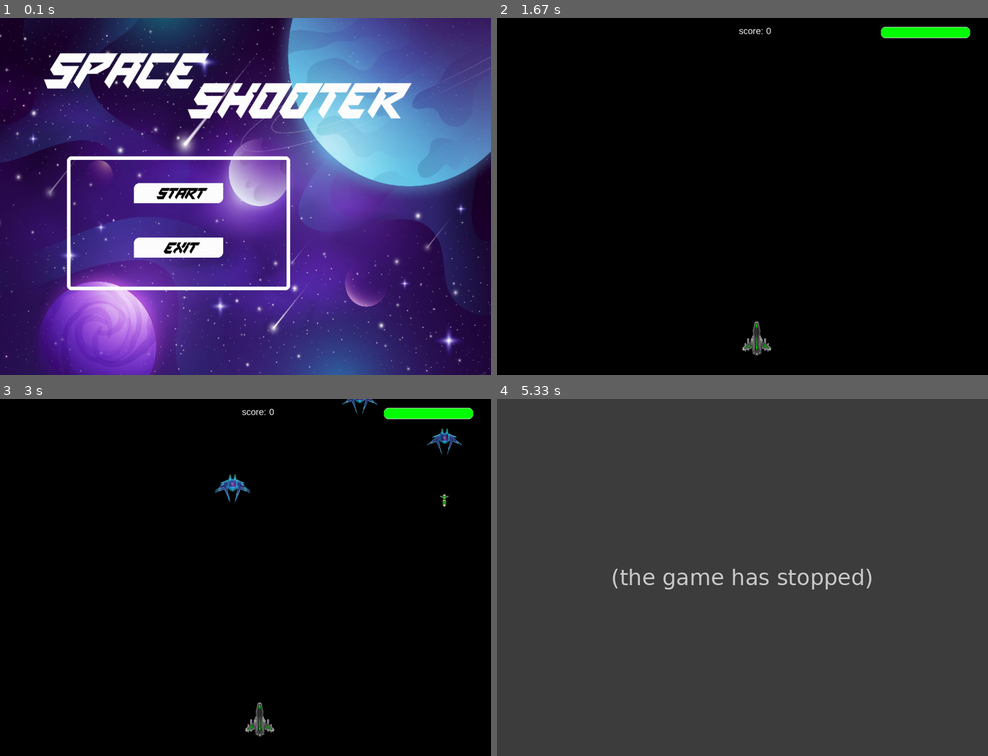
Above: before the commit, frames 1-4 (two rows, left to right).
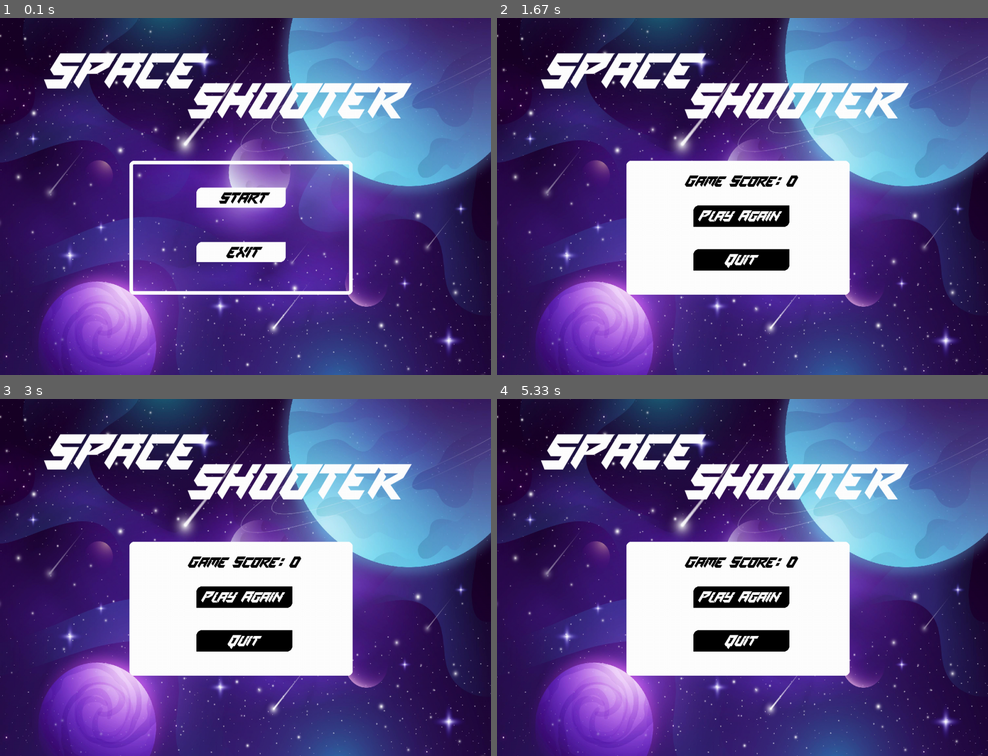
Above: after the commit, the same moments.

Repository: Jayaprakash-dev/Space-Shooter-pygame
Game: pygame game, started from main.py
The game is run twice, just before and just after one commit, with the same random seed, the same clock (stepped at 60 frames per second) and the same inputs.
Inputs:
- Up to frame 1 (0.1 s): no input
- Up to frame 2 (1.67 s): click "START" at 0.88 s
- Up to frame 3 (3 s): no input
- Up to frame 4 (5.33 s): no input

The runs differ from the first frame. In frame 1, 6.4% of the frame differs, in the area x 13-72%, y 38-78%; in frame 2, 98%; in frame 3, 98%; in frame 4, 100%, in the area x 0-100%, y 0-100%.
Before the commit the program exited at 5.17 s; later frames show no game.

Commit message:
Added: main splash screen for the game

Diff:
--- a/events.py
+++ b/events.py
@@ -66,9 +66,6 @@
 
                 self.playerUI.update_player_health(50)
 
-                if self.playerUI.player_health <= 0:
-                    self.game.game_status = False
-
     def check_missile_collision(self, bullet, ship_sprites_grp, bullet_sprites_grp):
 
         for sprite in ship_sprites_grp:
@@ -86,7 +83,7 @@
 
                         if self.playerUI.player_health <= 0:
                             ship_sprites_grp.remove(sprite)
-                            self.game.game_status = False
+                            # self.game.game_status = False
 
                     elif str(sprite) == "enemy_ship":
                         sprite.update_health(25)
--- a/main.py
+++ b/main.py
@@ -10,6 +10,7 @@
 from settings import Settings
 from playerUI import PlayerUI
 from mainUI import MainUI
+from playerlife import PlayerLife
 
 clock = pygame.time.Clock()
 
@@ -18,7 +19,9 @@
 
     def __init__(self) -> None:
 
-        self.game_status = True
+        self.main_screen = True
+        self.game_status = False
+        self.quit = False
 
         self.settings = Settings()
 
@@ -47,18 +50,19 @@
 
         self.mainUI = MainUI()
 
+        # self.life_list = [PlayerLife(self, (20, 17)), PlayerLife(self, (70, 17)), PlayerLife(self, (120, 17))]
+        self.life_list = [PlayerLife(self, (20, 17))]
     def run(self):
 
-        while self.game_status:
+        while self.quit is not True:
+            if self.game_status == True:
+                self.events.check_events()
+                self._update_display()
 
-            self.events.check_events()
-            self._update_display()
+                clock.tick(self.settings.fps)
 
-            clock.tick(self.settings.fps)
-
-        self._restart_or_quit()
-        pygame.quit()
-        sys.exit()
+            else:
+                self._restart_or_quit()
 
     def _update_display(self):
         self.main_surface.fill((0, 0, 0))
@@ -101,6 +105,11 @@
 
         self.playerUI.update_player_health()
 
+        for life in self.life_list:
+            life.draw()
+
+        self._check_life_of_player()
+
         pygame.display.update()
 
     def load_shooter_of_player_ship(self):
@@ -115,14 +124,50 @@
             self.enemy_ship_missiles.add(ship.shoot())
 
     def _restart_or_quit(self):
-        pass
+
+        color = (255, 255, 255)
+
+        font_file = "./assets/fonts/SpaceMission.otf"
+        font_color = (255, 255, 255)
+
+        s_font = pygame.font.Font(font_file, 35)
+        score_font = s_font.render("Game Score: " + str(self.playerUI.score), True, (0, 0, 0))
+
+        menu_font = pygame.font.Font(font_file, 35)
+        pa_font = menu_font.render("Play Again", True, font_color)
+        q_font = menu_font.render("Quit", True, font_color)
+
+        width, height = 500, 300
+        pos = (((self.main_surface.get_width() / 2) / 2) + 15, 320)
+        main_rect = pygame.Rect(pos, (width, height))
+        pa_rect = pygame.Rect((main_rect.left + 150, main_rect.top + 100), (215, 48))
+        q_rect = pygame.Rect((main_rect.left + 150, pa_rect.bottom + 50), (215, 48))
+
+        pygame.draw.rect(self.main_surface, color, main_rect, border_radius=10)
+        pygame.draw.rect(self.main_surface, (0, 0, 0), pa_rect, border_top_left_radius=12, border_bottom_right_radius=12)
+        pygame.draw.rect(self.main_surface, (0, 0, 0), q_rect, border_top_left_radius=12, border_bottom_right_radius=12)
+
+        self.main_surface.blit(score_font, (main_rect.x + 130, main_rect.y + 30))
+        self.main_surface.blit(pa_font, (pa_rect.x + 10, pa_rect.y + 8))
+        self.main_surface.blit(q_font, ((q_rect.x + ((q_rect.width // 2) // 2)) + 16, q_rect.y + 8))
+
+        pygame.display.update()
+
+    def _check_life_of_player(self):
+
+        if self.playerUI.player_health <= 0:
+            self.life_list.pop()
+            self.playerUI.player_health = 100
+
+        if len(self.life_list) <= 0:
+            self.game_status = False
 
 
 if __name__ == "__main__":
 
     game = Game()
 
-    while game.game_status:
+    while game.main_screen:
         MainUI.show_main_board(game.main_surface)
 
         for event in pygame.event.get():
--- a/mainUI.py
+++ b/mainUI.py
@@ -9,6 +9,7 @@
 
     @staticmethod
     def show_main_board(surface):
+
         color = (255, 255, 255)
 
         font_file = "./assets/fonts/SpaceMission.otf"
@@ -25,11 +26,11 @@
         exit_font = menu_font.render("EXIT", True, font_color)
 
         width, height = 500, 300
-        pos = (150, 310)
+        pos = (((surface.get_width()/2)/2) + 15, 320)
 
         main_rect = pygame.Rect(pos, (width, height))
-        MainUI.start = start_rect = pygame.Rect((300, main_rect.top + 60), (200, 45))
-        MainUI.exit = exit_rect = pygame.Rect((300, start_rect.bottom + 77), (200, 45))
+        MainUI.start = start_rect = pygame.Rect((main_rect.left + 150, main_rect.top + 60), (200, 45))
+        MainUI.exit = exit_rect = pygame.Rect((main_rect.left + 150, start_rect.bottom + 77), (200, 45))
 
         bg_img = pygame.image.load("./assets/images/PNG/main_screen_bg.jpg")
         bg_img = pygame.transform.scale(bg_img, (surface.get_width(), surface.get_height()))
--- a/playerUI.py
+++ b/playerUI.py
@@ -25,6 +25,9 @@
     def update_player_health(self, val=0):
 
         self.player_health -= val
+
+        if self.player_health > 40:
+            self.health_bar_color = (0, 255, 0)
 
         if self.player_health <= 40:
             self.health_bar_color = (255, 153, 51)
--- /dev/null
+++ b/playerlife.py
@@ -0,0 +1,16 @@
+import pygame
+
+
+class PlayerLife:
+
+    def __init__(self, game, pos):
+
+        self.game = game
+
+        self.image = pygame.image.load("./assets/images/PNG/life.png")
+        self.image = pygame.transform.scale(self.image, (40, 40))
+
+        self.pos = pos
+
+    def draw(self):
+        self.game.main_surface.blit(self.image, self.pos)
Binary file added: assets/images/PNG/life.png
